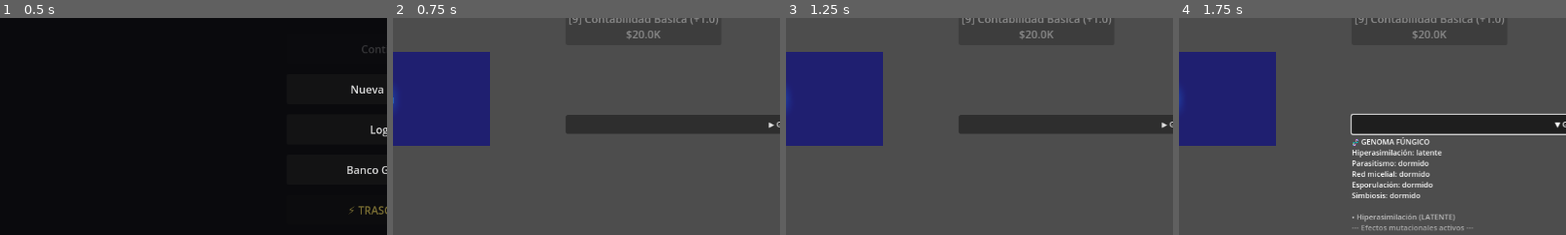
Above: before the commit, frames 1-4 (left to right).
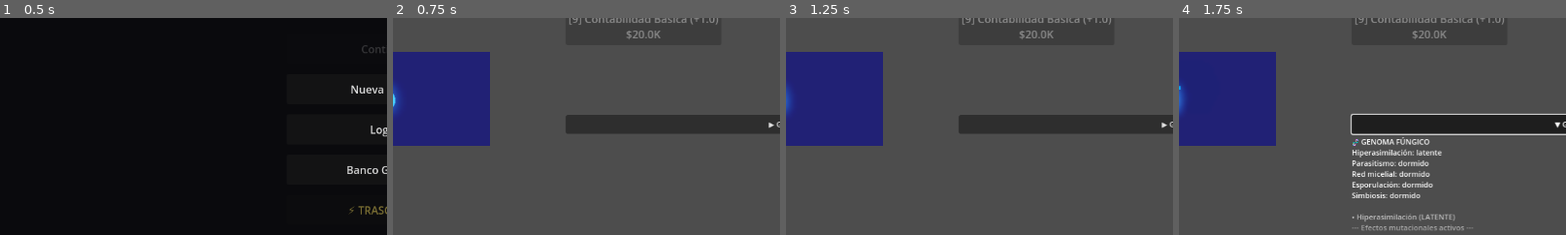
Above: after the commit, the same moments.

Repository: amurito/godot-idle-game
Game: Godot game, scene res://MainMenu.tscn
Two runs of this game, one before a commit and one after it. Both use one fixed random seed, a clock stepped at 60 frames per second and the inputs below.
Inputs:
- Up to frame 1 (0.5 s): no input
- Up to frame 2 (0.75 s): click "Nueva Partida" at 0.5 s
- Up to frame 3 (1.25 s): no input
- Up to frame 4 (1.75 s): click "▶ Genoma Fúngico + Próxima Mu…" at 1.25 s
The pictures show only the part of the screen within x 0-50%, y 31-81%; the shares and areas given below are measured in that part.

Frame 1 is identical in both runs. In frame 2, 0.1% of the frame differs, in the area x 0-2%, y 31-44%; in frame 3, 0.1%; in frame 4, 0.2%, in the area x 0-2%, y 30-45%.

Commit message:
fix: Reactor3D v1.2 — particle mesh, anillos visibles, highlight 3D

Diff:
--- a/Reactor3D.gd
+++ b/Reactor3D.gd
@@ -1,14 +1,12 @@
 extends Node3D
 
 # ============================================================
-# REACTOR 3D — v1.1
+# REACTOR 3D — v1.2
 # API pública: set_active_delta(power), set_tint(color)
 # ============================================================
 
-# Escala: BASE + log(power) * FACTOR — clampeada a MAX
-# Con factor pequeño evitamos que powers altos destruyan la vista
 const BASE_SCALE       := 0.35
-const SCALE_LOG_FACTOR := 0.07   # reducido para que no se coma la pantalla
+const SCALE_LOG_FACTOR := 0.07
 const MAX_SCALE        := 1.8
 const PULSE_DECAY      := 5.0
 const PULSE_STRENGTH   := 0.25
@@ -17,7 +15,7 @@
 var glow:      MeshInstance3D
 var particles: GPUParticles3D
 var rings:     Array[MeshInstance3D] = []
-var light:     OmniLight3D
+var p_mat:     StandardMaterial3D     # material de partículas (necesita actualizar color)
 
 var core_mat: StandardMaterial3D
 var glow_mat: StandardMaterial3D
@@ -27,12 +25,16 @@
 var pulse:         float = 0.0
 var target_tint:   Color = Color(0.15, 0.65, 1.0)
 
+# Factores de escala de anillos — siempre mayores que el halo (glow = core * 1.15)
+# para que no queden ocultos dentro de él
+const RING_SCALE_FACTORS: Array = [1.4, 1.9, 2.5]
+
 # ---- Ciclo de vida ----
 
 func _ready() -> void:
 	_build_environment()
 	_build_camera()
-	_build_light()
+	_build_lights()
 	_build_meshes()
 	_build_particles()
 	_setup_materials()
@@ -42,13 +44,13 @@
 	env.background_mode = Environment.BG_COLOR
 	env.background_color = Color(0.02, 0.02, 0.06, 1.0)
 	env.ambient_light_source = Environment.AMBIENT_SOURCE_COLOR
-	env.ambient_light_color = Color(0.05, 0.05, 0.1)
-	env.ambient_light_energy = 0.3
+	env.ambient_light_color = Color(0.08, 0.08, 0.15)
+	env.ambient_light_energy = 0.4
 	env.glow_enabled = true
 	env.glow_bloom = 0.3
-	env.glow_intensity = 1.6
-	env.glow_strength = 1.2
-	env.glow_hdr_threshold = 0.5
+	env.glow_intensity = 1.8
+	env.glow_strength = 1.3
+	env.glow_hdr_threshold = 0.4
 	env.tonemap_mode = Environment.TONE_MAPPER_FILMIC
 	var we := WorldEnvironment.new()
 	we.environment = env
@@ -56,59 +58,61 @@
 
 func _build_camera() -> void:
 	var cam := Camera3D.new()
-	cam.position = Vector3(0.0, 0.2, 5.0)
-	cam.fov = 55.0
+	cam.position = Vector3(0.2, 0.5, 5.5)
+	cam.fov = 52.0
 	add_child(cam)
 	cam.look_at(Vector3.ZERO, Vector3.UP)
 
-func _build_light() -> void:
-	# Luz principal — da profundidad 3D al core
-	light = OmniLight3D.new()
-	light.position = Vector3(2.5, 3.0, 2.5)
-	light.light_energy = 2.5
-	light.light_specular = 1.0
-	light.omni_range = 12.0
-	add_child(light)
-	# Luz de relleno suave desde abajo
+func _build_lights() -> void:
+	# Luz principal — offset para que el highlight sea visible al rotar el core
+	var main_light := OmniLight3D.new()
+	main_light.position = Vector3(3.0, 3.5, 2.0)
+	main_light.light_energy = 3.0
+	main_light.light_specular = 1.5
+	main_light.omni_range = 15.0
+	add_child(main_light)
+	# Relleno suave desde el lado opuesto
 	var fill := OmniLight3D.new()
-	fill.position = Vector3(-1.5, -2.0, 1.5)
-	fill.light_energy = 0.6
-	fill.omni_range = 8.0
+	fill.position = Vector3(-2.0, -1.5, 1.5)
+	fill.light_energy = 0.5
+	fill.omni_range = 10.0
 	add_child(fill)
 
 func _build_meshes() -> void:
-	# Core esférico — material PER_PIXEL para mostrar iluminación 3D
+	# Core — esfera de alta resolución con shading PER_PIXEL para ver highlight 3D
 	var sm := SphereMesh.new()
 	sm.radius = 0.55
 	sm.height = 1.1
-	sm.radial_segments = 32
-	sm.rings = 16
+	sm.radial_segments = 48
+	sm.rings = 24
 	core = MeshInstance3D.new()
 	core.mesh = sm
 	add_child(core)
 
-	# Halo difuso (esfera grande, blending aditivo)
+	# Halo difuso — esfera grande aditiva
 	var gs := SphereMesh.new()
-	gs.radius = 0.7
-	gs.height = 1.4
+	gs.radius = 0.72
+	gs.height = 1.44
 	gs.radial_segments = 16
 	gs.rings = 8
 	glow = MeshInstance3D.new()
 	glow.mesh = gs
 	add_child(glow)
 
-	# Tres anillos toro — se escalan con current_scale en _process
+	# Anillos — su scale en _process será display_s * RING_SCALE_FACTORS[i]
+	# así siempre están fuera del halo (glow = core * 1.15)
 	var ring_defs: Array = [
-		{"inner": 0.65, "outer": 0.80, "rot": Vector3(80.0,  0.0,  0.0)},
-		{"inner": 0.90, "outer": 1.10, "rot": Vector3(55.0, 25.0,  0.0)},
-		{"inner": 1.20, "outer": 1.45, "rot": Vector3(20.0, 70.0, 40.0)},
+		# {inner, outer, rot_degrees} — tubo grueso para que se vea bien
+		{"inner": 0.60, "outer": 0.90, "rot": Vector3(80.0,  0.0,  0.0)},
+		{"inner": 0.60, "outer": 0.90, "rot": Vector3(50.0, 30.0,  0.0)},
+		{"inner": 0.60, "outer": 0.90, "rot": Vector3(15.0, 70.0, 40.0)},
 	]
 	for d: Dictionary in ring_defs:
 		var t := TorusMesh.new()
 		t.inner_radius = d["inner"]
 		t.outer_radius = d["outer"]
-		t.rings = 32
-		t.ring_segments = 16
+		t.rings = 48
+		t.ring_segments = 24
 		var r := MeshInstance3D.new()
 		r.mesh = t
 		r.rotation_degrees = d["rot"]
@@ -116,52 +120,70 @@
 		rings.append(r)
 
 func _build_particles() -> void:
+	# Material del quad de cada partícula
+	p_mat = StandardMaterial3D.new()
+	p_mat.shading_mode = BaseMaterial3D.SHADING_MODE_UNSHADED
+	p_mat.emission_enabled = true
+	p_mat.emission = target_tint
+	p_mat.emission_energy_multiplier = 2.0
+	p_mat.transparency = BaseMaterial3D.TRANSPARENCY_ALPHA
+	p_mat.billboard_mode = BaseMaterial3D.BILLBOARD_ENABLED
+	p_mat.vertex_color_use_as_albedo = true
+
+	# Mesh del quad — cada partícula es un quad con billboard
+	var quad := QuadMesh.new()
+	quad.size = Vector2(0.18, 0.18)
+	quad.material = p_mat
+
+	# Process material — física de las partículas
 	var pm := ParticleProcessMaterial.new()
 	pm.emission_shape = ParticleProcessMaterial.EMISSION_SHAPE_SPHERE
 	pm.emission_sphere_radius = 0.6
 	pm.direction = Vector3(0.0, 1.0, 0.0)
 	pm.spread = 80.0
-	pm.initial_velocity_min = 1.0
-	pm.initial_velocity_max = 3.5
-	pm.gravity = Vector3(0.0, 0.5, 0.0)
-	pm.scale_min = 0.08
-	pm.scale_max = 0.22
+	pm.initial_velocity_min = 0.8
+	pm.initial_velocity_max = 3.0
+	pm.gravity = Vector3(0.0, 0.4, 0.0)
+	pm.scale_min = 0.6
+	pm.scale_max = 1.4
 	pm.color = target_tint
 
 	particles = GPUParticles3D.new()
 	particles.amount = 80
-	particles.lifetime = 1.5
+	particles.lifetime = 1.8
 	particles.explosiveness = 0.0
+	particles.draw_passes = 1
+	particles.draw_pass_1 = quad          # ← crítico: sin esto no se ven
 	particles.process_material = pm
 	add_child(particles)
 
 func _setup_materials() -> void:
-	# Core: iluminado (PER_PIXEL) para ver profundidad 3D, con emisión para bloom
+	# Core: iluminado PER_PIXEL — el highlight de la luz crea el efecto 3D
 	core_mat = StandardMaterial3D.new()
 	core_mat.shading_mode = BaseMaterial3D.SHADING_MODE_PER_PIXEL
-	core_mat.metallic = 0.6
-	core_mat.roughness = 0.25
+	core_mat.metallic = 0.65
+	core_mat.roughness = 0.2
 	core_mat.emission_enabled = true
-	core_mat.emission_energy_multiplier = 1.8
+	core_mat.emission_energy_multiplier = 1.2
 	core.material_override = core_mat
 
-	# Halo: aditivo semitransparente
+	# Halo: aditivo, muy transparente para no tapar los anillos
 	glow_mat = StandardMaterial3D.new()
 	glow_mat.shading_mode = BaseMaterial3D.SHADING_MODE_UNSHADED
 	glow_mat.emission_enabled = true
 	glow_mat.transparency = BaseMaterial3D.TRANSPARENCY_ALPHA
 	glow_mat.blend_mode = BaseMaterial3D.BLEND_MODE_ADD
-	glow_mat.emission_energy_multiplier = 0.5
+	glow_mat.emission_energy_multiplier = 0.35
 	glow.material_override = glow_mat
 
-	# Anillos: aditivos, se ven a través del halo
+	# Anillos: aditivos y brillantes
 	for ring: MeshInstance3D in rings:
 		var mat := StandardMaterial3D.new()
 		mat.shading_mode = BaseMaterial3D.SHADING_MODE_UNSHADED
 		mat.emission_enabled = true
 		mat.transparency = BaseMaterial3D.TRANSPARENCY_ALPHA
 		mat.blend_mode = BaseMaterial3D.BLEND_MODE_ADD
-		mat.emission_energy_multiplier = 1.2
+		mat.emission_energy_multiplier = 2.0
 		ring.material_override = mat
 
 	_apply_color(target_tint)
@@ -185,20 +207,19 @@
 
 	# Escala suave
 	current_scale = lerp(current_scale, target_scale * seta_bonus, 0.12)
-	var display_s: float = current_scale + pulse * PULSE_STRENGTH + epsilon * 0.15
+	var display_s: float = current_scale + pulse * PULSE_STRENGTH + epsilon * 0.12
 
 	core.scale = Vector3(display_s, display_s, display_s)
-	# Halo ligeramente mayor que el core
 	var glow_s: float = display_s * 1.15
 	glow.scale = Vector3(glow_s, glow_s, glow_s)
 
-	# Anillos escalan con el core para no quedar ocultos detrás del halo
+	# Anillos escalan con factor mayor que el halo → siempre visibles afuera
 	for i: int in rings.size():
-		var rs: float = display_s * (1.0 + i * 0.15)
+		var rs: float = display_s * RING_SCALE_FACTORS[i]
 		rings[i].scale = Vector3(rs, rs, rs)
 
-	# Rotación lenta del core — hace obvia la geometría 3D
-	core.rotate_y(delta * 0.4)
+	# Rotación del core — el highlight especular se mueve → efecto 3D obvio
+	core.rotate_y(delta * 0.5)
 
 	# Decay del pulso
 	pulse = max(pulse - delta * PULSE_DECAY, 0.0)
@@ -208,34 +229,35 @@
 	var final_color := target_tint.lerp(Color(1.0, 0.2, 0.2), stress)
 	_apply_color(final_color)
 
-	# Emisión sube con pulso y estrés
-	core_mat.emission_energy_multiplier = 1.8 + pulse * 4.0 + epsilon * 2.0
-	glow_mat.emission_energy_multiplier = 0.4 + pulse * 1.2 + epsilon * 0.8
-
-	# La luz de acento cambia con el color de mutación
-	light.light_color = final_color
-
-	# Partículas
+	# Emisión
+	core_mat.emission_energy_multiplier = 1.2 + pulse * 3.5 + epsilon * 1.5
+	glow_mat.emission_energy_multiplier = 0.3 + pulse * 0.8 + epsilon * 0.5
+
+	# Partículas — amount_ratio requiere Godot 4.1+
 	var ratio: float = clamp(biomasa * 0.1 + epsilon * 0.7 + 0.15, 0.08, 1.0)
 	particles.amount_ratio = ratio
-	particles.speed_scale = 0.7 + epsilon * 1.2 + pulse * 0.8
-
-	# Rotación de anillos (cada uno gira diferente)
+	particles.speed_scale = 0.8 + epsilon * 1.0 + pulse * 0.6
+
+	# Rotación de anillos — velocidades distintas para cada uno
 	for i: int in rings.size():
-		var spd: float = delta * (0.3 + current_scale * 0.2) * (1.0 + i * 0.5)
+		var spd: float = delta * (0.5 + current_scale * 0.3) * (1.0 + i * 0.6)
 		rings[i].rotate_y(spd)
-		rings[i].rotate_x(spd * 0.4 * (1 if i % 2 == 0 else -1))
+		rings[i].rotate_x(spd * 0.5 * (1 if i % 2 == 0 else -1))
 
 # ---- Internals ----
 
 func _apply_color(c: Color) -> void:
 	core_mat.albedo_color = c
 	core_mat.emission = c
-	glow_mat.albedo_color = Color(c.r, c.g, c.b, 0.10)
+	glow_mat.albedo_color = Color(c.r, c.g, c.b, 0.08)
 	glow_mat.emission = c
+	# Partículas
+	p_mat.emission = c
+	p_mat.albedo_color = c
 	(particles.process_material as ParticleProcessMaterial).color = c
+	# Anillos
 	for ring: MeshInstance3D in rings:
 		var mat := ring.material_override as StandardMaterial3D
 		if mat:
-			mat.albedo_color = Color(c.r, c.g, c.b, 0.6)
+			mat.albedo_color = Color(c.r, c.g, c.b, 0.7)
 			mat.emission = c
